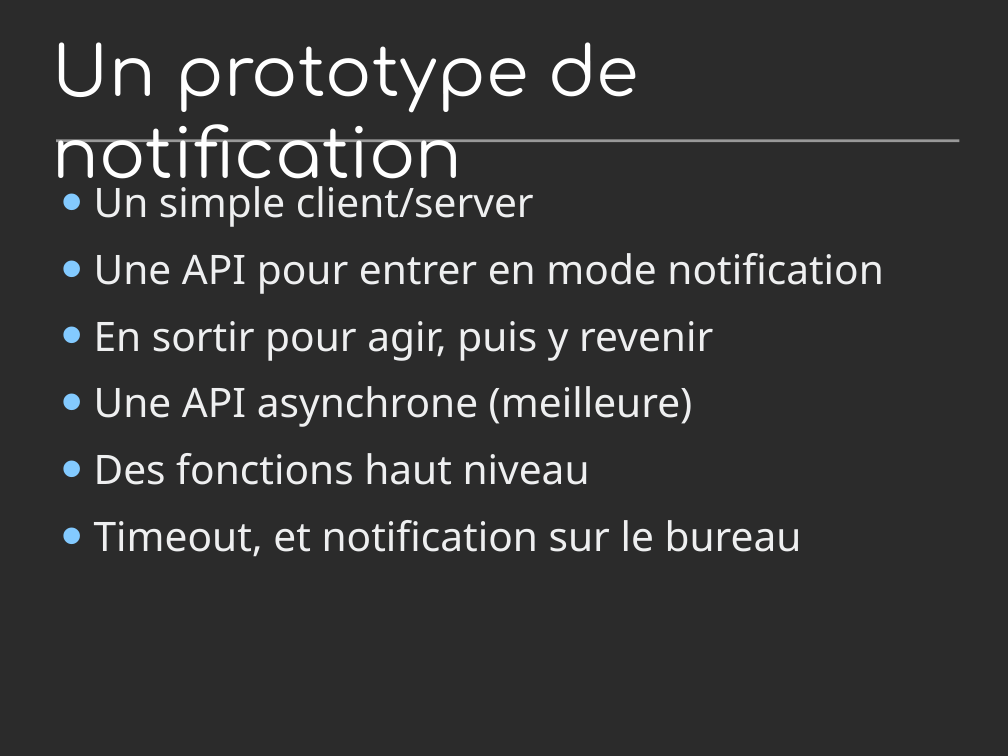
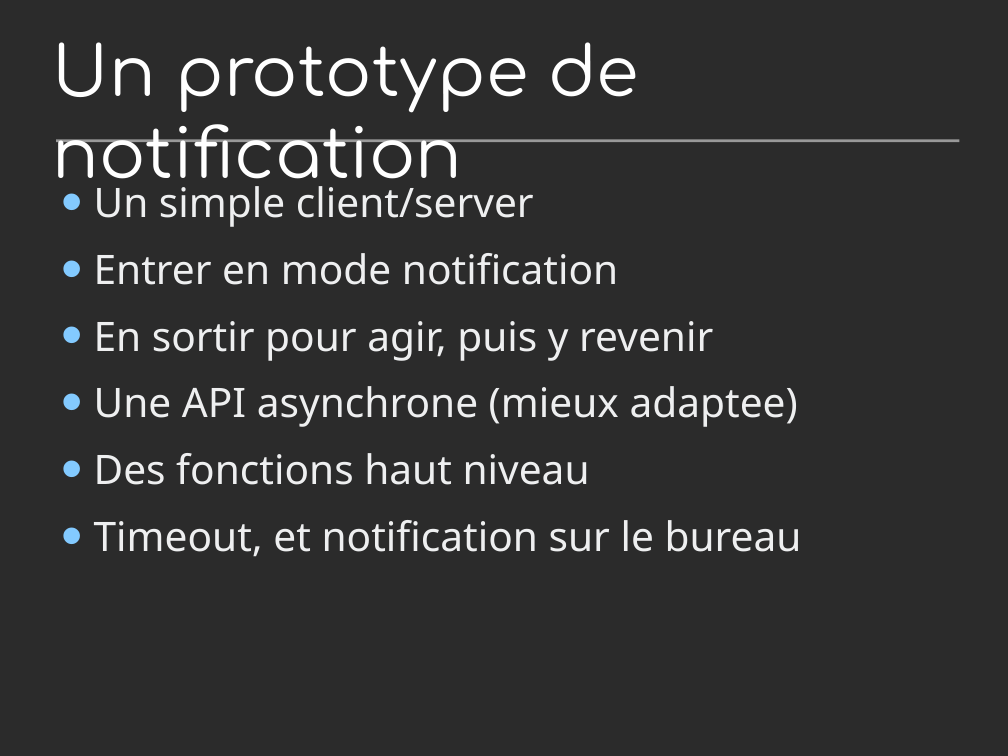
Before and after one commit to jdb/jdb.github.com, a slide deck: slide 15 of imap_idle/pycon-presentation/imap-idle-makingoff.odp (slide 18 before the commit). Drawn at 1008x756 pixels with LibreOffice and Linux fonts; fonts in the diff are those of the drawing; background and template pictures are left out; a plain dark background stands for a picture behind light text. Boxes give left, top, right and bottom in pixels: in the first picture for what was removed or moved away, otherwise in the second. Text is boxed around its words. In the diff, an @@ line names an element or a change of style, - is before the commit and + after.

```diff
--- a/imap_idle/pycon-presentation/imap-idle-makingoff.odp
+++ b/imap_idle/pycon-presentation/imap-idle-makingoff.odp
@@ text at (94, 253, 618, 285): text changed @@
-• Une API pour entrer en mode notification
+• Entrer en mode notification
@@ text at (94, 386, 798, 427): text changed @@
-• Une API asynchrone (meilleure)
+• Une API asynchrone (mieux adaptee)
```
Also in this commit, not shown: 9 other slides changed, 13 slides added, 12 slides removed, 4 other files.
